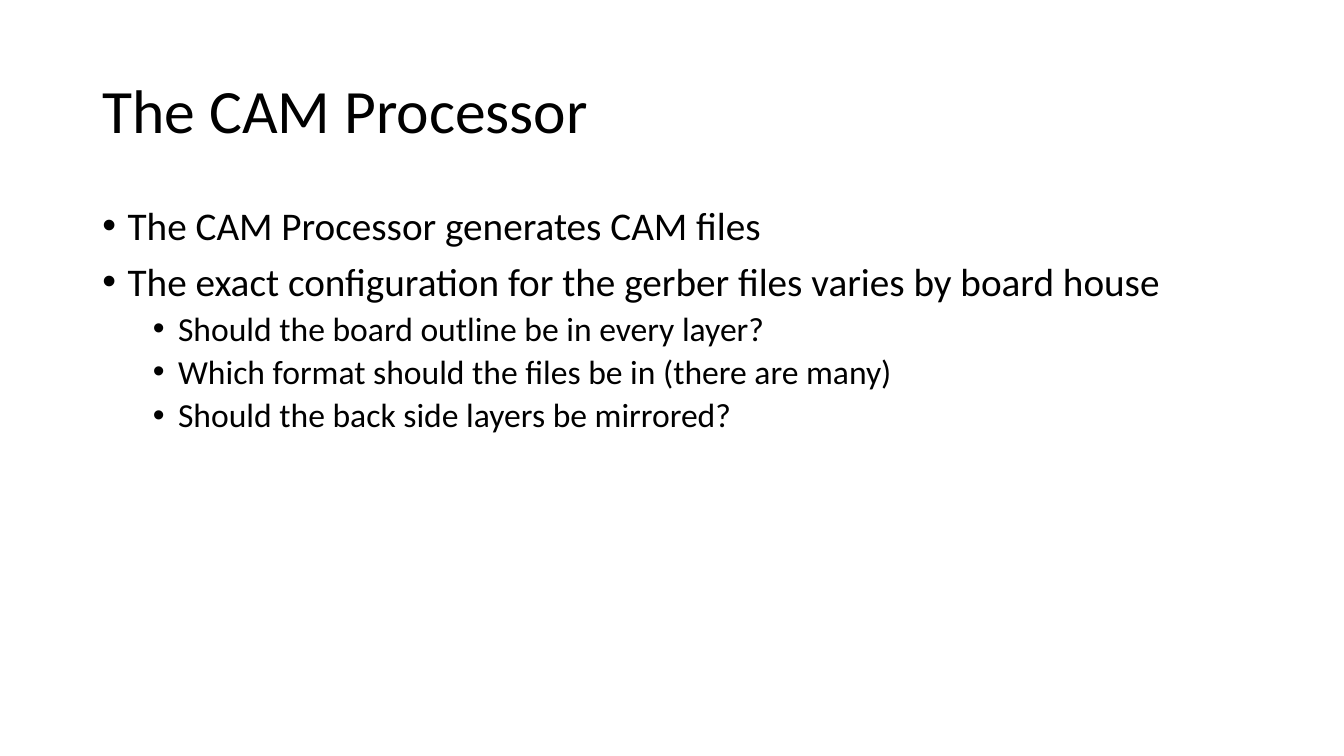
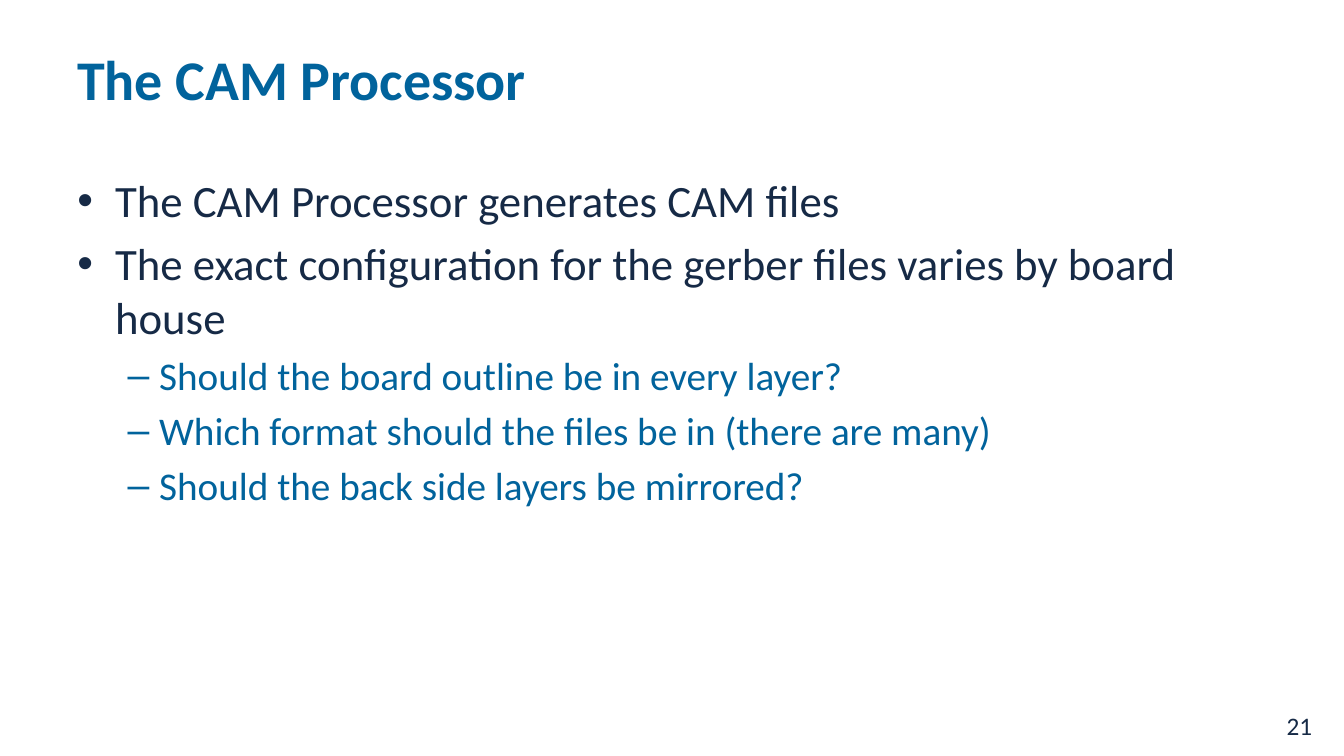
Before and after one commit to NVSL/QuadClass-Resources, a slide deck: slide 21 of labs/Laying-Out-The-Board/Laying-Out-The-Board.pptx. Drawn at 1344x756 pixels with LibreOffice and Linux fonts; fonts in the diff are those of the drawing; background and template pictures are left out. Boxes give left, top, right and bottom in pixels: in the first picture for what was removed or moved away, otherwise in the second. Text is boxed around its words. In the diff, an @@ line names an element or a change of style, - is before the commit and + after.

```diff
--- a/labs/Laying-Out-The-Board/Laying-Out-The-Board.pptx
+++ b/labs/Laying-Out-The-Board/Laying-Out-The-Board.pptx
@@ title "The CAM Processor" moved from (x1=102, y1=90, x2=587, y2=134) to (x1=77, y1=60, x2=526, y2=101) @@
@@ title "The CAM Processor" at (x1=77, y1=60, x2=526, y2=101): size 44 to 40 pt, text colour #000000 to #01639C, bold on; line spacing 0.9 to 1 @@
@@ text "The CAM Processor generates CAM ..." moved from (x1=128, y1=212, x2=1160, y2=433) to (x1=115, y1=186, x2=1175, y2=507) @@
@@ text "The CAM Processor generates CAM ..." at (x1=115, y1=186, x2=1175, y2=507): size 28 to 32 pt, text colour #000000 to #162A46 in "The CAM Processor generates CAM files", "The exact configuration for the gerber files ..."; size 24 to 28 pt, text colour #000000 to #01639C in "Should the board outline be in every ...", "Which format should the files be in ...", "Should the back side layers be mirrored?"; indent changed; line spacing 0.9 to 1; less space between paragraphs; bullet • to – @@
@@ page number added at (x1=1287, y1=718, x2=1313, y2=735), 18 pt, text #162A46 @@
+21
```
Also in this commit, not shown: 29 other slides changed, 7 other files.
